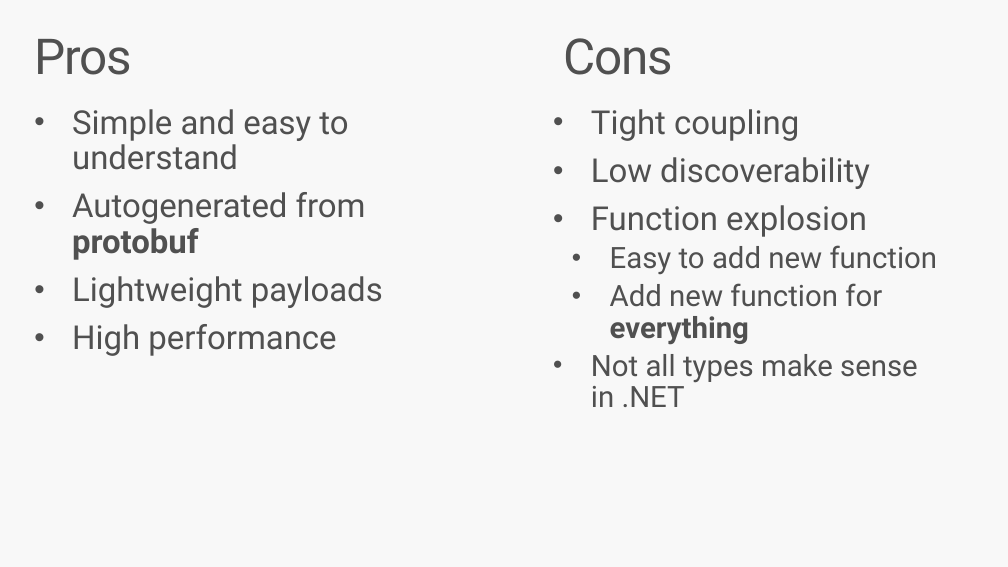
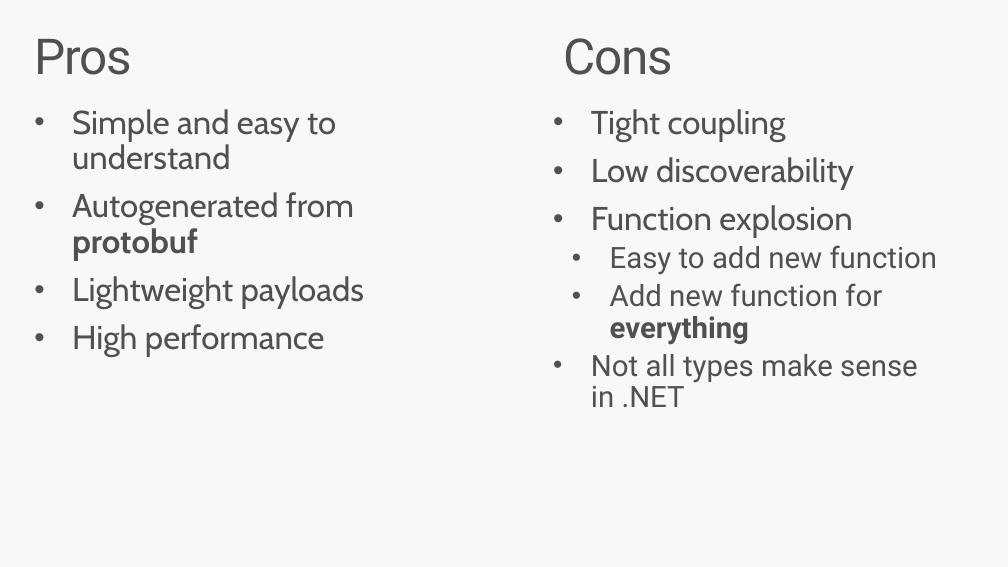
Before and after one commit to jlamch/.net-core, a slide deck: slide 32 of 3.api-flavours.pptx (slide 31 before the commit). Drawn at 1008x567 pixels with LibreOffice and Linux fonts; fonts in the diff are those of the drawing. Boxes give left, top, right and bottom in pixels: in the first picture for what was removed or moved away, otherwise in the second. Text is boxed around its words. In the diff, an @@ line names an element or a change of style, - is before the commit and + after.

```diff
--- a/3.api-flavours.pptx
+++ b/3.api-flavours.pptx
@@ text "Simple and easy to understand" at bbox=[72, 109, 364, 357]: font Roboto to Cabin @@
@@ text at bbox=[591, 109, 854, 238]: font Roboto to Cabin in "Tight coupling", "Low discoverability", "Function explosion" @@
```
Also in this commit, not shown: 27 other slides changed, 1 slide added, 2 other files.
